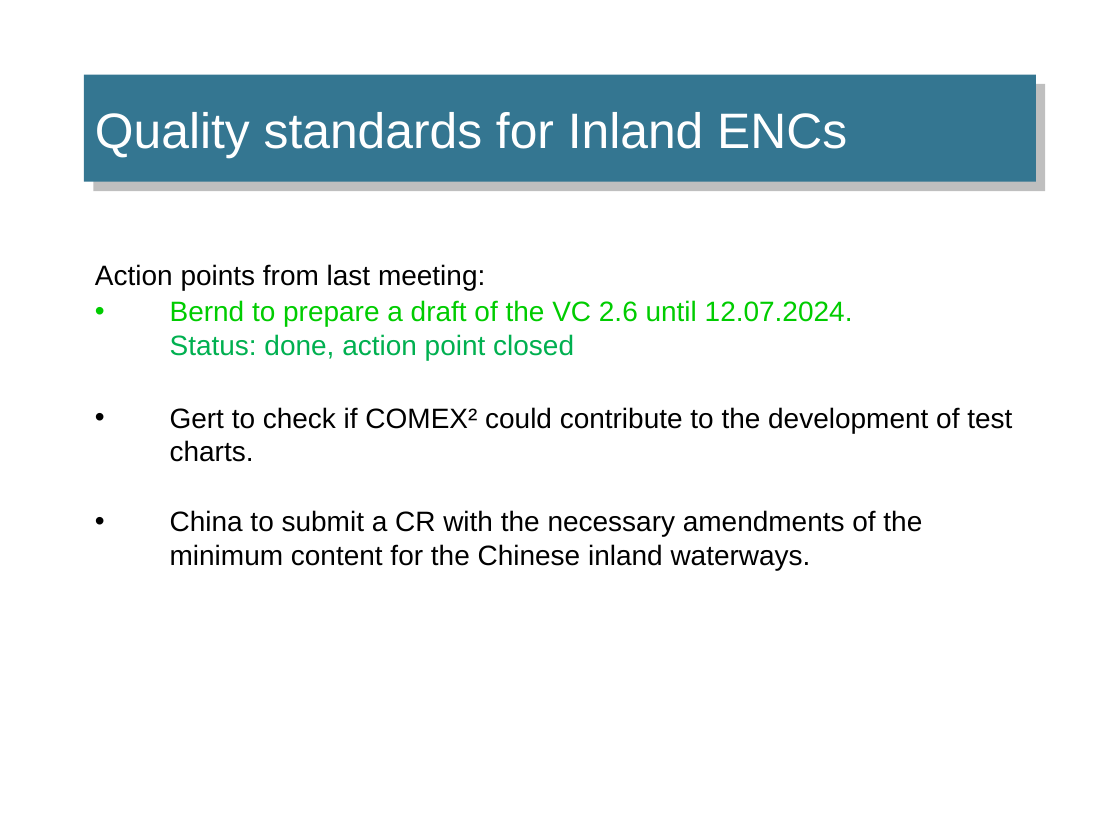
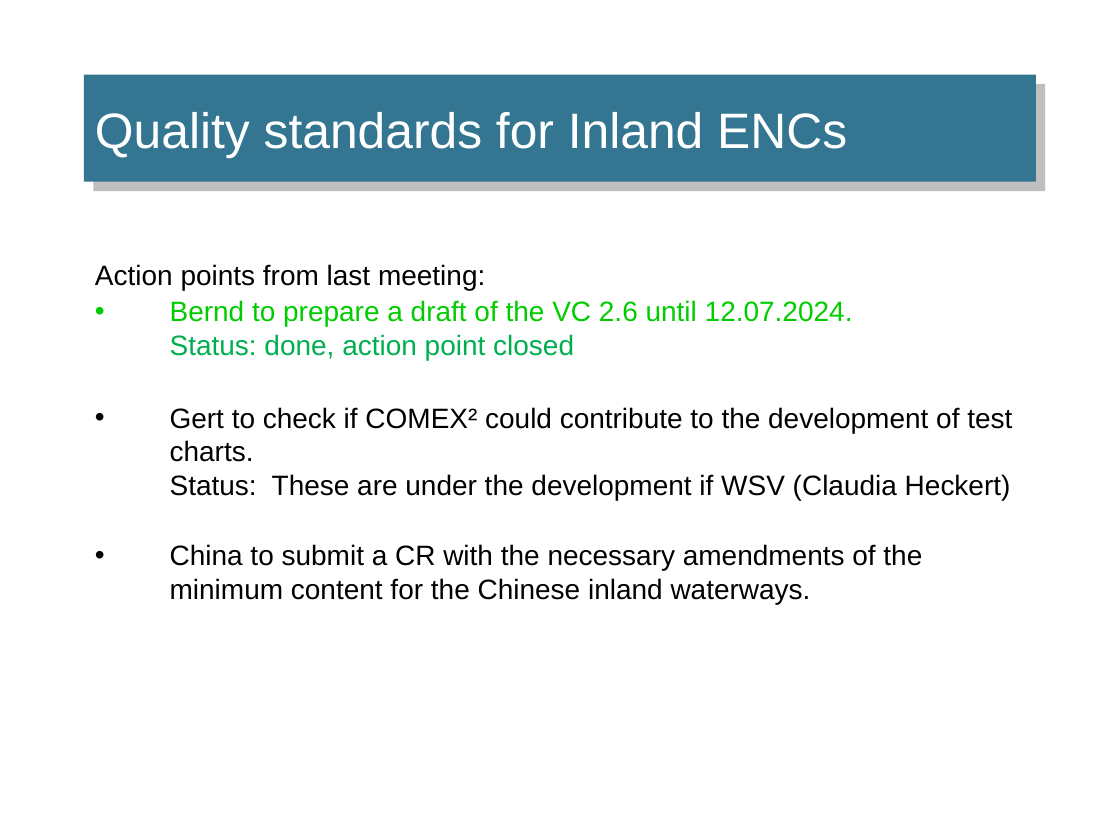
Before and after one commit to IEHG/IEHG-Meeting-2024, a slide deck: slide 38 of IEHG_2024.pptx. Drawn at 1120x840 pixels with LibreOffice and Linux fonts; fonts in the diff are those of the drawing; background and template pictures are left out. Boxes give left, top, right and bottom in pixels: in the first picture for what was removed or moved away, otherwise in the second. Text is boxed around its words. In the diff, an @@ line names an element or a change of style, - is before the commit and + after.

```diff
--- a/IEHG_2024.pptx
+++ b/IEHG_2024.pptx
@@ text at bbox=[170, 407, 1012, 500]: text changed @@
-• Gert to check if COMEX² could contribute to the development of test charts.
+• Gert to check if COMEX² could contribute to the development of test charts.
+  Status: These are under the development if WSV (Claudia Heckert)
```
Also in this commit, not shown: 5 other slides changed, 1 other file.
